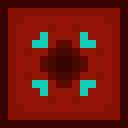
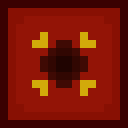
Before/after of a (128, 128) layered artwork. What changed in the layer stack:
painted on "Front" over [24, 24, 104, 104]
